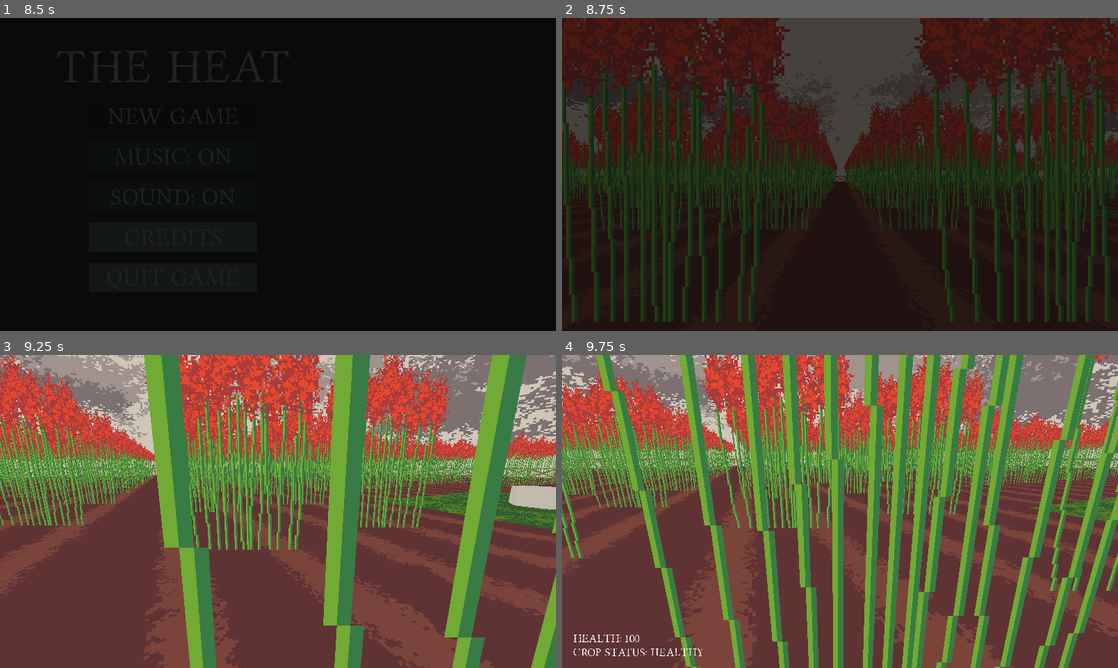
Above: before the commit, frames 1-4 (two rows, left to right).
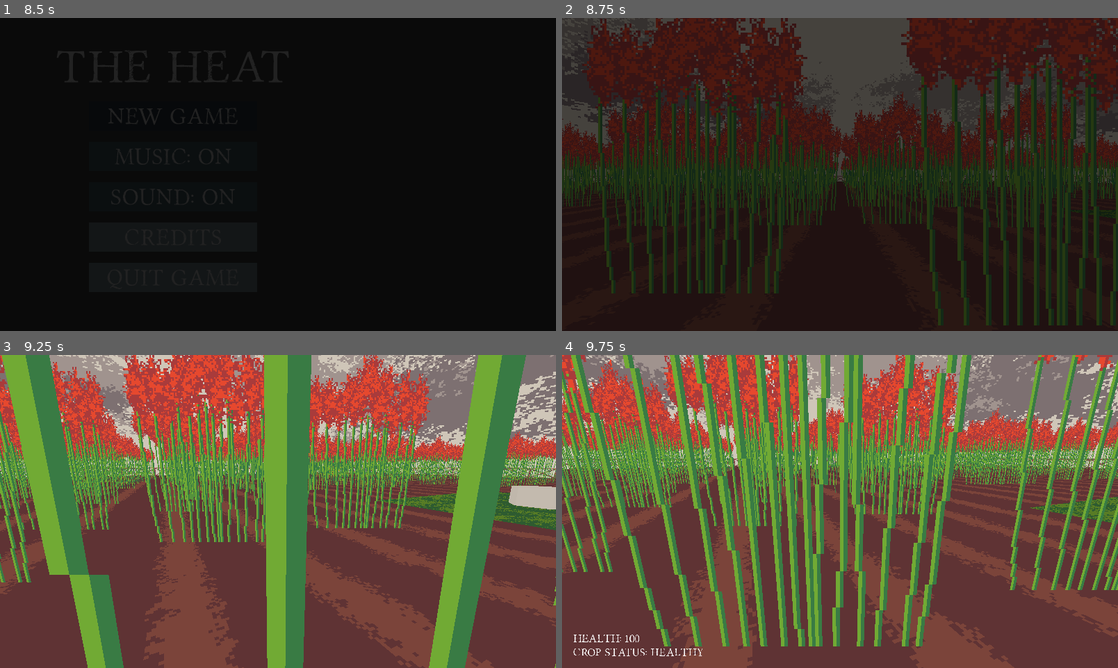
Above: after the commit, the same moments.

Repository: dzejpi/the-heat
Game: Godot game, scene res://scenes/SplashScene.tscn
Same seed, same stepped clock (60 frames per second), same inputs: the game is played once before the commit and once after it.
Inputs (mouse positions are in pixels of both pictures, inside the frame that each line leads up to):
- Up to frame 1 (8.5 s): move the mouse to (400, 158) at 0.52 s; hold D (move_right) 0.53-1.28 s; tap Space (dialog_end) at 0.6, 2.75, 5.75, 7.35 s; move the mouse to (166, 190) at 1.27 s; hold S (move_down) 1.28-2.03 s; click (166, 190) at 1.35 s; tap Enter at 2, 5 s; move the mouse to (333, 105) at 2.02 s; hold D (move_right) 2.03-2.78 s; tap 1 (item_1) at 2.1 s; move the mouse to (250, 237) at 2.77 s; hold W (move_up) 2.78-3.53 s; tap 2 (item_2) at 2.85 s; move the mouse to (444, 221) at 3.52 s; hold A (move_left) 3.53-5.03 s; tap 3 (item_3) at 3.6 s; move the mouse to (111, 127) at 4.27 s; tap 4 (item_4) at 4.35 s; move the mouse to (305, 174) at 5.02 s; hold S (move_down) 5.03-5.78 s; tap Mouse wheel down (item_change_down) at 5.1 s; move the mouse to (194, 96) at 5.77 s; hold D (move_right) 5.78-6.53 s; tap Mouse wheel up (item_change_up) at 5.85 s; move the mouse to (400, 158) at 6.52 s; hold W (move_up) 6.53-7.28 s; hold Shift (move_sprint) 6.53-7.28 s; move the mouse to (166, 190) at 7.27 s; hold D (move_right) 7.28-8 s; click "New Game" at 8 s
- Up to frame 2 (8.75 s): no input
- Up to frame 3 (9.25 s): move the mouse to (289, 505) at 8.77 s; hold W (move_up) from 8.78 s (still down); click (289, 505) at 8.85 s
- Up to frame 4 (9.75 s): move the mouse to (834, 517) at 9.52 s; release W (move_up) at 9.53 s; hold A (move_left) from 9.53 s (still down); tap 1 (item_1) at 9.6 s

Frame 1 is identical in both runs. In frame 2, 26% of the frame differs, in the area x 0-100%, y 0-99%; in frame 3, 46%; in frame 4, 53%, in the area x 0-100%, y 0-100%.

Commit message:
Added some randomness into the generator to make field look more uneven.

Diff:
--- a/scenes/GameSceneOne.tscn
+++ b/scenes/GameSceneOne.tscn
@@ -54,11 +54,18 @@
 health = 60
 is_burning = true
 
+[node name="Sorghum2" parent="Crops" instance=ExtResource( 7 )]
+transform = Transform( 3, 0, 0, 0, 3, 0, 0, 0, 3, -39.7989, 0, -39.2304 )
+health = 60
+is_burning = true
+
+[node name="Sorghum3" parent="Crops" instance=ExtResource( 7 )]
+transform = Transform( 3, 0, 0, 0, 3, 0, 0, 0, 3, 32.0856, 0, -39.2304 )
+health = 60
+is_burning = true
+
 [node name="CropGenerator" type="Node" parent="Crops"]
 script = ExtResource( 11 )
-
-[node name="Sorghum5" parent="Crops" instance=ExtResource( 7 )]
-transform = Transform( 3, 0, 0, 0, 3, 0, 0, 0, 3, 9.848, 0, 14.045 )
 
 [node name="Pause" type="Node" parent="."]
 
--- a/scripts/CropGenerator.gd
+++ b/scripts/CropGenerator.gd
@@ -4,6 +4,8 @@
 onready var sorghum_scene = preload("res://scenes/SorghumScene.tscn")
 
 var crop_y_position = 0
+var random_range_bottom = -0.8
+var random_range_up = 0.8
 
 var x_pos_array = [
 	-47.901,
@@ -77,17 +79,17 @@
 				else:
 					var sorghum_instance = sorghum_scene.instance()
 					add_child(sorghum_instance)
-
-					sorghum_instance.global_transform.origin.x = x_pos_array[i]
+					randomize()
+					sorghum_instance.global_transform.origin.x = x_pos_array[i] + rand_range(random_range_bottom, random_range_up)
 					sorghum_instance.global_transform.origin.y = crop_y_position
-					sorghum_instance.global_transform.origin.z = z_pos_array[j]
+					sorghum_instance.global_transform.origin.z = z_pos_array[j]	+ rand_range(random_range_bottom, random_range_up)
 			else:
 				var sorghum_instance = sorghum_scene.instance()
 				add_child(sorghum_instance)
-
-				sorghum_instance.global_transform.origin.x = x_pos_array[i]
+				randomize()
+				sorghum_instance.global_transform.origin.x = x_pos_array[i]	+ rand_range(random_range_bottom, random_range_up)
 				sorghum_instance.global_transform.origin.y = crop_y_position
-				sorghum_instance.global_transform.origin.z = z_pos_array[j]
+				sorghum_instance.global_transform.origin.z = z_pos_array[j]	+ rand_range(random_range_bottom, random_range_up)
 
 			j += 1
 
